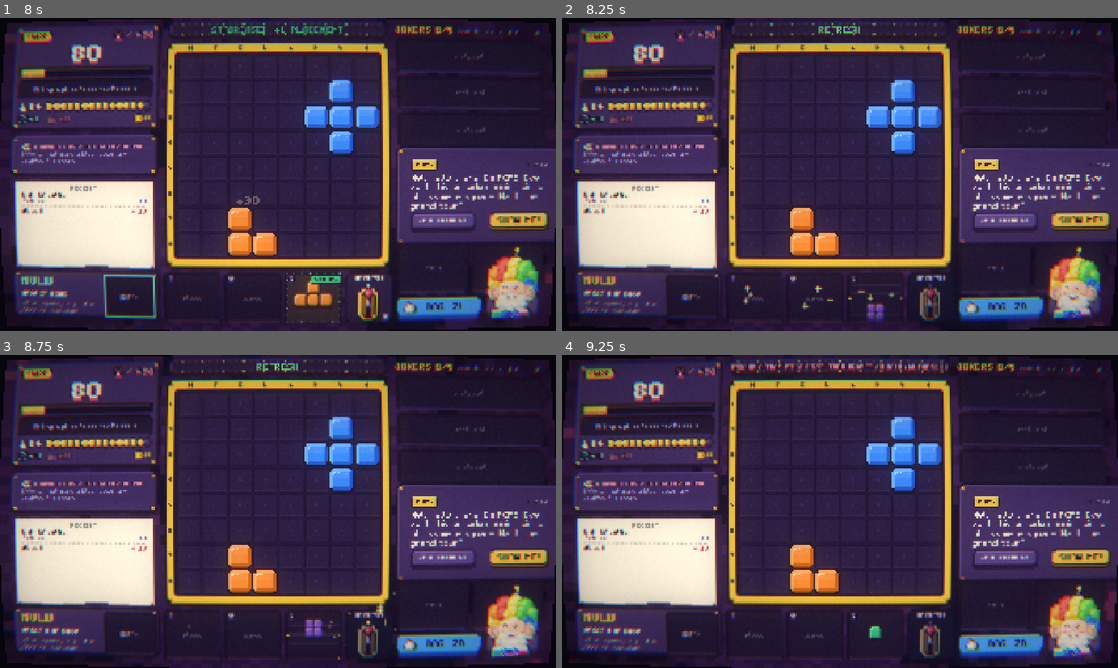
Above: before the commit, frames 1-4 (two rows, left to right).
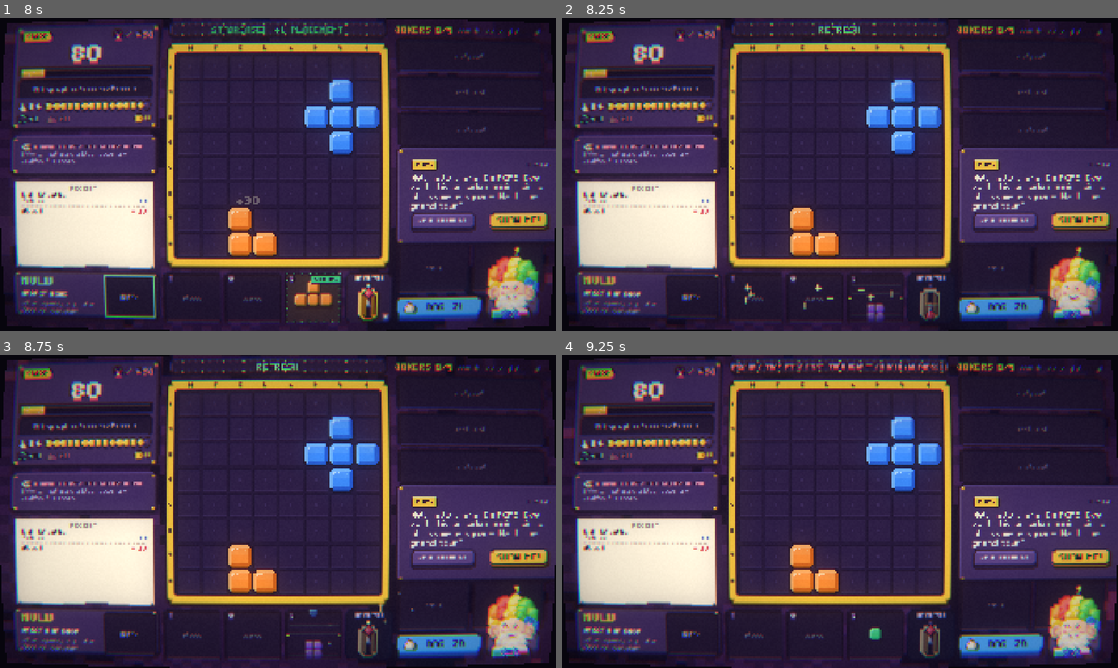
Above: after the commit, the same moments.

Repository: ElMariones/blockmania
Game: Godot game, scene res://game/main.tscn
Same seed, same stepped clock (60 frames per second), same inputs: the game is played once before the commit and once after it.
Inputs (mouse positions are in pixels of both pictures, inside the frame that each line leads up to):
- Up to frame 1 (8 s): click "NEW RUN" at 0.5 s; click "NEW RUN" at 1.25 s; click (444, 277) at 2.02 s; type "12" at 2.1 s; click "ENDLESS" at 2.75 s; click "ENDLESS" at 3.5 s; click "PLAY" at 4.25 s; click "START ROUND" at 5 s; tap Enter (bm_place) at 5.75, 7.35 s; drag from (189, 296) to (333, 105) at 5.77 s; drag from (250, 296) to (250, 237) at 6.52 s; move the mouse to (311, 296) at 7.27 s; hold Right (bm_right) from 7.28 s (still down); click (311, 296) at 7.42 s
- Up to frame 2 (8.25 s): release Right (bm_right) at 8 s; click (934, 296) at 8.02 s
- Up to frame 3 (8.75 s): no input
- Up to frame 4 (9.25 s): drag from (645, 633) to (673, 464) at 8.77 s

Frame 1 is identical in both runs. In frame 2, 0.3% of the frame differs, in the area x 32-68%, y 84-97%; in frame 3, 0.5%, in the area x 33-75%, y 75-98%; in frame 4, less than 0.1%.

Commit message:
Refresh lever: pull on mouse down, and let the last Refresh's pull finish
Co-Authored-By: Claude Opus 5.5 <noreply@anthropic.com>

Diff:
--- a/game/ui/refresh_lever.gd
+++ b/game/ui/refresh_lever.gd
@@ -8,7 +8,8 @@
 ##     slams with a shake, sparks and a coin burst, the spent lamp pops, every lamp runs a
 ##     casino chase and the title flashes; then the arm springs back with a wobble. The tray's
 ##     reels start spinning at the slam (BMGameScreen).
-##   - hovering nudges the knob; holding the mouse down pulls it partway (it follows the drag)
+##   - the pull starts on mouse DOWN (action mode "press"), like grabbing a real lever, so a
+##     click plays exactly the same animation as the R key; hovering nudges the knob
 ##   - no Refresh left: the housing goes cold and the knob sits still; The Lockdown boss chains
 ##     it with a padlock; concede mode turns the rim pink with a skull
 ## Presentation only: the pull animation plays after the run already refreshed.
@@ -30,8 +31,6 @@
 var _tex: Texture2D
 var _t := 0.0
 var _pull_t := -1.0 ## seconds since pull() (-1 = idle)
-var _press_y := -1.0 ## where the mouse went down (for the partial drag pull)
-var _drag_k := 0.0 ## 0..1 how far the held mouse pulls the knob
 var _hover := false
 var _popping := -1 ## lamp index popping after a pull
 var _spent := -1 ## the lamp the current pull will pop at the slam
@@ -49,13 +48,11 @@
 		add_theme_stylebox_override(s, StyleBoxEmpty.new())
 	add_theme_stylebox_override("focus", BMStyle.focus_box())
 	mouse_default_cursor_shape = Control.CURSOR_POINTING_HAND
+	# Fire on press: releasing later must not restart or cut the pull animation.
+	action_mode = BaseButton.ACTION_MODE_BUTTON_PRESS
 	pressed.connect(func() -> void: BMAudio.sfx("click"))
 	mouse_entered.connect(func() -> void: _hover = true)
-	mouse_exited.connect(func() -> void:
-		_hover = false
-		_press_y = -1.0)
-	button_down.connect(func() -> void: _press_y = get_local_mouse_position().y)
-	button_up.connect(func() -> void: _press_y = -1.0)
+	mouse_exited.connect(func() -> void: _hover = false)
 
 
 ## Sets what the lever shows. `lamps` = Refreshes left this round, `lamp_cap` = the round's
@@ -97,10 +94,6 @@
 		_pop_t += delta
 		if _pop_t > 0.45:
 			_popping = -1
-	var target := 0.0
-	if _press_y >= 0.0 and look == Look.READY and not disabled:
-		target = clampf((get_local_mouse_position().y - _press_y) / 90.0, 0.0, 1.0) * 0.8 + 0.15
-	_drag_k = move_toward(_drag_k, target, delta * 8.0)
 	queue_redraw()
 
 
@@ -123,9 +116,10 @@
 
 ## Knob position 0 (up) .. 4 (fully pulled), from the pull animation, the drag or the hover.
 func _knob() -> int:
-	if look == Look.LOCKED or look == Look.EMPTY:
+	# The last Refresh turns the lever EMPTY right away: let that pull finish first.
+	if (look == Look.LOCKED or look == Look.EMPTY) and _pull_t < 0.0:
 		return 0
-	var k := _drag_k
+	var k := 0.0
 	if _pull_t >= 0.0:
 		if _pull_t < PULL_DOWN:
 			k = _pull_t / PULL_DOWN
@@ -136,7 +130,7 @@
 			var b := (_pull_t - PULL_DOWN - PULL_HOLD) / PULL_BACK
 			k = maxf(0.0, (1.0 - b) * (1.0 - b)) - sin(b * PI * 2.0) * 0.12 * (1.0 - b)
 			k = clampf(k, 0.0, 1.0)
-	elif _hover and not disabled and not _reduced and _press_y < 0.0:
+	elif _hover and not disabled and not _reduced:
 		k = maxf(k, 0.18 + sin(_t * 9.0) * 0.06)
 	return clampi(roundi(k * 4.0), 0, 4)
 
Not shown, changed: GAME_DESIGN_DOCUMENT.md
